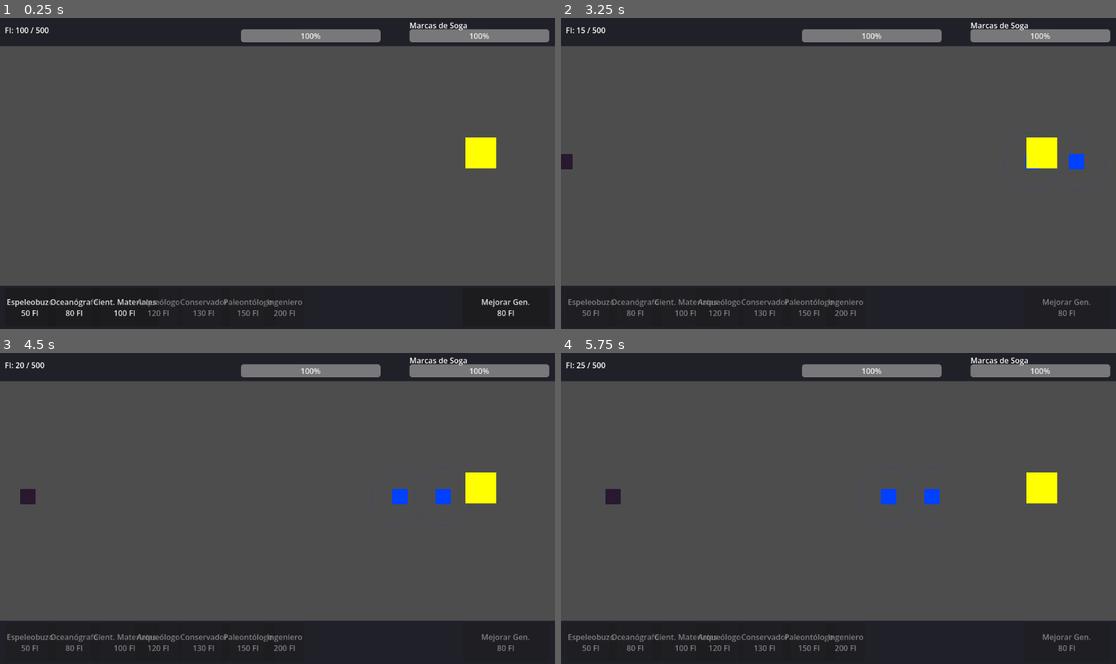
Above: before the commit, frames 1-4 (two rows, left to right).
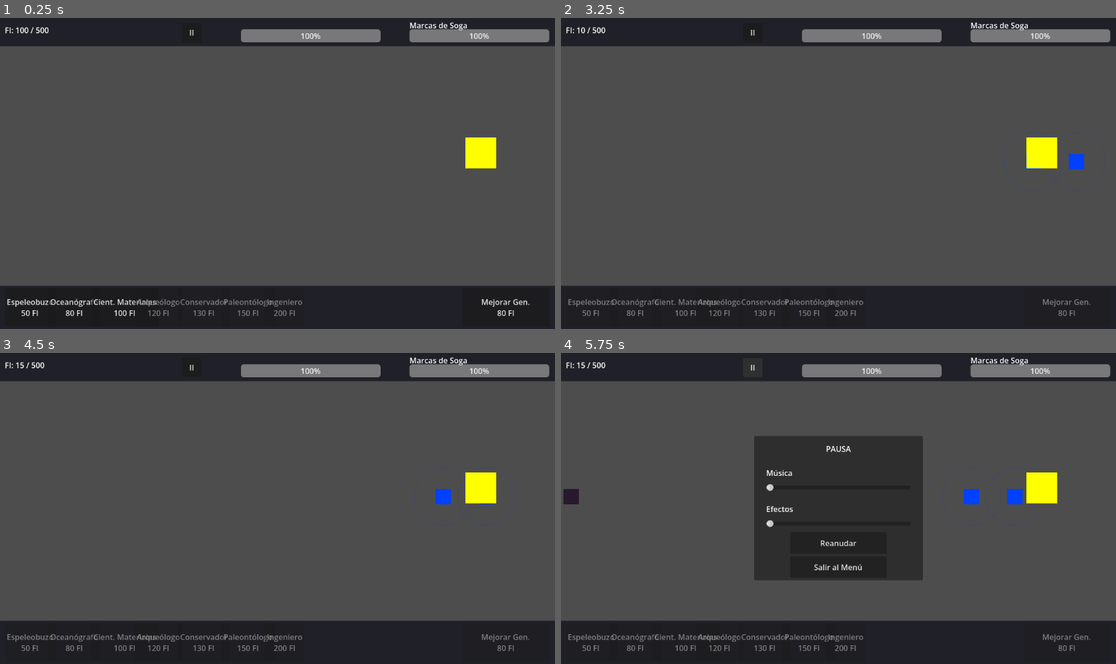
Above: after the commit, the same moments.

Repository: Haziel08/Battle-Dives
Game: Godot game, scene res://levels/level_base/level_base.tscn
Same seed, same stepped clock (60 frames per second), same inputs: the game is played once before the commit and once after it.
Inputs (mouse positions are in pixels of both pictures, inside the frame that each line leads up to):
- Up to frame 1 (0.25 s): no input
- Up to frame 2 (3.25 s): click (755, 33) at 0.5 s, where only the run after the commit has a clickable "II"; click (838, 207) at 1.25 s, where only the run after the commit has a clickable "Reanudar"; click "Espeleobuzo 50 FI" at 2 s; click "Espeleobuzo 50 FI" at 2.75 s
- Up to frame 3 (4.5 s): click (194, 368) at 3.5 s, where only the run after the commit has a clickable "II"; click (277, 542) at 4.25 s, where only the run after the commit has a clickable "Reanudar"
- Up to frame 4 (5.75 s): click (755, 368) at 5 s, where only the run after the commit has a clickable "II"

The runs differ from the first frame. In frame 1, less than 0.1% of the frame differs, in the area x 34-35%, y 3-6%; in frame 2, 0.1%; in frame 3, 0.4%; in frame 4, 15%, in the area x 0-87%, y 2-73%.

Commit message:
Agregando boton de pausa, creador d eniveles, arreglando combate, Arreglando win condition

Diff:
--- a/entities/specialists/specialist_data.gd
+++ b/entities/specialists/specialist_data.gd
@@ -18,4 +18,4 @@
 @export var color_debug: Color = Color.CYAN
 @export var tecla_numero: int = 1  # qué tecla lo despliega (1-7)
 @export var efectivo_contra: Array[String] = []
-@export var multiplicador_daño: float = 2.0  # daño x2 contra esas amenazas
+@export var multiplicador_danio: float = 2.0  # daño x2 contra esas amenazas
--- a/levels/level_base/level_base.gd
+++ b/levels/level_base/level_base.gd
@@ -30,6 +30,17 @@
 @onready var label_mensaje: Label = $HUD/LabelMensaje
 @onready var bottom_bar = $HUD/BottomPanel
 @onready var btn_mejora: Button = $HUD/BottomPanel/BtnMejoraFI
+@onready var panel_fin: Panel = $HUD/PanelFin
+@onready var label_resultado: Label = $HUD/PanelFin/LabelResultado
+@onready var btn_reintentar: Button = $HUD/PanelFin/BtnReintentar
+@onready var btn_siguiente: Button = $HUD/PanelFin/BtnSiguiente
+@onready var btn_salir: Button = $HUD/PanelFin/BtnSalir
+@onready var btn_pausa: Button = $HUD/BtnPausa
+@onready var panel_pausa: Panel = $HUD/PanelPausa
+@onready var slider_musica: HSlider = $HUD/PanelPausa/SliderMusica
+@onready var slider_sfx: HSlider = $HUD/PanelPausa/SliderSFX
+@onready var btn_reanudar: Button = $HUD/PanelPausa/BtnReanudar
+@onready var btn_salir_pausa: Button = $HUD/PanelPausa/BtnSalirPausa
 
 var botones: Array = []
 var timer_fi: float = 0.0
@@ -60,6 +71,30 @@
 	btn_mejora.pressed.connect(_on_mejora_pressed)
 	_actualizar_btn_mejora()
 	actualizar_hud()
+
+	panel_fin.hide()
+	btn_reintentar.pressed.connect(_on_reintentar_pressed)
+	btn_siguiente.pressed.connect(_on_siguiente_pressed)
+	btn_salir.pressed.connect(_on_salir_pressed)
+
+	# IMPORTANTE: que el panel funcione aunque el árbol esté en pausa
+	panel_fin.process_mode = Node.PROCESS_MODE_ALWAYS
+	btn_reintentar.process_mode = Node.PROCESS_MODE_ALWAYS
+	btn_siguiente.process_mode = Node.PROCESS_MODE_ALWAYS
+	btn_salir.process_mode = Node.PROCESS_MODE_ALWAYS
+
+	panel_pausa.hide()
+	btn_pausa.pressed.connect(_on_pausa_pressed)
+	btn_reanudar.pressed.connect(_on_reanudar_pressed)
+	btn_salir_pausa.pressed.connect(_on_salir_pressed)
+	slider_musica.value_changed.connect(_on_volumen_musica_changed)
+	slider_sfx.value_changed.connect(_on_volumen_sfx_changed)
+
+	# Que funcionen en pausa
+	btn_pausa.process_mode = Node.PROCESS_MODE_ALWAYS
+	panel_pausa.process_mode = Node.PROCESS_MODE_ALWAYS
+	for hijo in panel_pausa.get_children():
+		hijo.process_mode = Node.PROCESS_MODE_ALWAYS
 
 func _cargar_configuracion() -> void:
 	# Cargar datos del hallazgo
@@ -122,6 +157,13 @@
 		btn_mejora.disabled = fondo_investigacion < costo_mejora_actual()
 
 func _input(event: InputEvent) -> void:
+# Dentro de _input(), AL PRINCIPIO, antes del check de juego_activo:
+	if event is InputEventKey and event.pressed and event.keycode == KEY_ESCAPE:
+		if panel_pausa.visible:
+			_on_reanudar_pressed()
+		elif juego_activo:
+			_on_pausa_pressed()
+		return
 	if not event is InputEventKey or not event.pressed or not juego_activo:
 		return
 	var num = event.keycode - KEY_0
@@ -196,19 +238,58 @@
 	label_ic.text = "IC: %d/%d" % [ic_actual, ic_maximo]
 
 func _on_hallazgo_destruido() -> void:
-	juego_activo = false
-	label_mensaje.text = "DERROTA\nEl hallazgo fue destruido"
+	_terminar_juego("DERROTA\nEl hallazgo fue destruido", false)
 
 func _on_contexto_perdido() -> void:
-	juego_activo = false
-	label_mensaje.text = "DERROTA\nEl contexto científico fue perdido"
+	_terminar_juego("DERROTA\nEl contexto científico fue perdido", false)
 
 func _victoria() -> void:
-	juego_activo = false
-	label_mensaje.text = "¡VICTORIA!\nHallazgo protegido"
+	_terminar_juego("¡VICTORIA!\nHallazgo protegido", true)
+
 
 func _no_quedan_amenazas() -> bool:
 	for hijo in path.get_children():
 		if hijo.has_method("recibir_danio_de_tropa"):
 			return false
 	return true
+
+func _terminar_juego(mensaje: String, gano: bool) -> void:
+	juego_activo = false
+	get_tree().paused = true
+	_mostrar_panel_fin(mensaje, gano)
+
+func _mostrar_panel_fin(mensaje: String, gano: bool) -> void:
+	label_resultado.text = mensaje
+	btn_siguiente.visible = gano  # solo mostrar "Siguiente" si ganó
+	panel_fin.show()
+
+func _on_reintentar_pressed() -> void:
+	get_tree().paused = false
+	get_tree().reload_current_scene()
+
+func _on_siguiente_pressed() -> void:
+	get_tree().paused = false
+	# Por ahora reinicia el mismo nivel; cuando tengas selector de niveles, cambia esto
+	get_tree().reload_current_scene()
+
+func _on_salir_pressed() -> void:
+	get_tree().paused = false
+	# Cuando tengas el menú principal, cambia esta ruta
+	get_tree().reload_current_scene()
+
+func _on_pausa_pressed() -> void:
+	if juego_activo:
+		get_tree().paused = true
+		panel_pausa.show()
+
+func _on_reanudar_pressed() -> void:
+	get_tree().paused = false
+	panel_pausa.hide()
+
+func _on_volumen_musica_changed(valor: float) -> void:
+	var bus_idx = AudioServer.get_bus_index("Music")
+	AudioServer.set_bus_volume_db(bus_idx, linear_to_db(valor))
+
+func _on_volumen_sfx_changed(valor: float) -> void:
+	var bus_idx = AudioServer.get_bus_index("SFX")
+	AudioServer.set_bus_volume_db(bus_idx, linear_to_db(valor))
--- a/levels/level_base/level_base.tscn
+++ b/levels/level_base/level_base.tscn
@@ -149,6 +149,134 @@
 offset_right = 1140.0
 offset_bottom = 85.0
 
+[node name="PanelFin" type="Panel" parent="HUD" unique_id=1654988756]
+anchors_preset = 8
+anchor_left = 0.5
+anchor_top = 0.5
+anchor_right = 0.5
+anchor_bottom = 0.5
+offset_left = -198.0
+offset_top = -163.0
+offset_right = 202.0
+offset_bottom = 117.0
+grow_horizontal = 2
+grow_vertical = 2
+
+[node name="LabelResultado" type="Label" parent="HUD/PanelFin" unique_id=934356929]
+layout_mode = 0
+offset_left = 20.0
+offset_top = 20.0
+offset_right = 380.0
+offset_bottom = 100.0
+horizontal_alignment = 1
+vertical_alignment = 1
+autowrap_mode = 2
+uppercase = true
+
+[node name="BtnReintentar" type="Button" parent="HUD/PanelFin" unique_id=530302319]
+layout_mode = 0
+offset_left = 100.0
+offset_top = 120.0
+offset_right = 300.0
+offset_bottom = 165.0
+text = "Reintentar"
+
+[node name="BtnSiguiente" type="Button" parent="HUD/PanelFin" unique_id=1168709614]
+layout_mode = 0
+offset_left = 100.0
+offset_top = 175.0
+offset_right = 300.0
+offset_bottom = 220.0
+text = "Siguiente Nivel"
+
+[node name="BtnSalir" type="Button" parent="HUD/PanelFin" unique_id=531713078]
+layout_mode = 0
+offset_left = 100.0
+offset_top = 230.0
+offset_right = 300.0
+offset_bottom = 275.0
+text = "Salir al Menú"
+
+[node name="BtnPausa" type="Button" parent="HUD" unique_id=42655146]
+offset_left = 378.0
+offset_top = 12.0
+offset_right = 418.0
+offset_bottom = 52.0
+text = "II"
+
+[node name="PanelPausa" type="Panel" parent="HUD" unique_id=2034339375]
+visible = false
+anchors_preset = 8
+anchor_left = 0.5
+anchor_top = 0.5
+anchor_right = 0.5
+anchor_bottom = 0.5
+offset_left = -175.0
+offset_top = -150.0
+offset_right = 175.0
+offset_bottom = 150.0
+grow_horizontal = 2
+grow_vertical = 2
+
+[node name="LabelTitulo" type="Label" parent="HUD/PanelPausa" unique_id=101135054]
+layout_mode = 0
+offset_top = 15.0
+offset_right = 350.0
+offset_bottom = 45.0
+text = "Pausa"
+horizontal_alignment = 1
+uppercase = true
+
+[node name="LabelMusica" type="Label" parent="HUD/PanelPausa" unique_id=812097257]
+layout_mode = 0
+offset_left = 25.0
+offset_top = 65.0
+offset_right = 175.0
+offset_bottom = 90.0
+text = "Música"
+
+[node name="LabelSFX" type="Label" parent="HUD/PanelPausa" unique_id=484903404]
+layout_mode = 0
+offset_left = 25.0
+offset_top = 140.0
+offset_right = 175.0
+offset_bottom = 165.0
+text = "Efectos"
+
+[node name="BtnReanudar" type="Button" parent="HUD/PanelPausa" unique_id=644163217]
+layout_mode = 0
+offset_left = 75.0
+offset_top = 200.0
+offset_right = 275.0
+offset_bottom = 245.0
+text = "Reanudar"
+
+[node name="BtnSalirPausa" type="Button" parent="HUD/PanelPausa" unique_id=1152407830]
+layout_mode = 0
+offset_left = 75.0
+offset_top = 250.0
+offset_right = 275.0
+offset_bottom = 295.0
+text = "Salir al Menú"
+
+[node name="SliderSFX" type="HSlider" parent="HUD/PanelPausa" unique_id=24390803]
+layout_mode = 0
+offset_left = 25.0
+offset_top = 170.0
+offset_right = 325.0
+offset_bottom = 195.0
+max_value = 1.0
+step = 0.05
+
+[node name="SliderMusica" type="HSlider" parent="HUD/PanelPausa" unique_id=1302503714]
+layout_mode = 0
+offset_left = 25.0
+offset_top = 95.0
+offset_right = 325.0
+offset_bottom = 120.0
+max_value = 1.0
+step = 0.05
+
 [node name="FindingZone" type="Node2D" parent="." unique_id=1478852481]
 position = Vector2(1000, 282)
 
